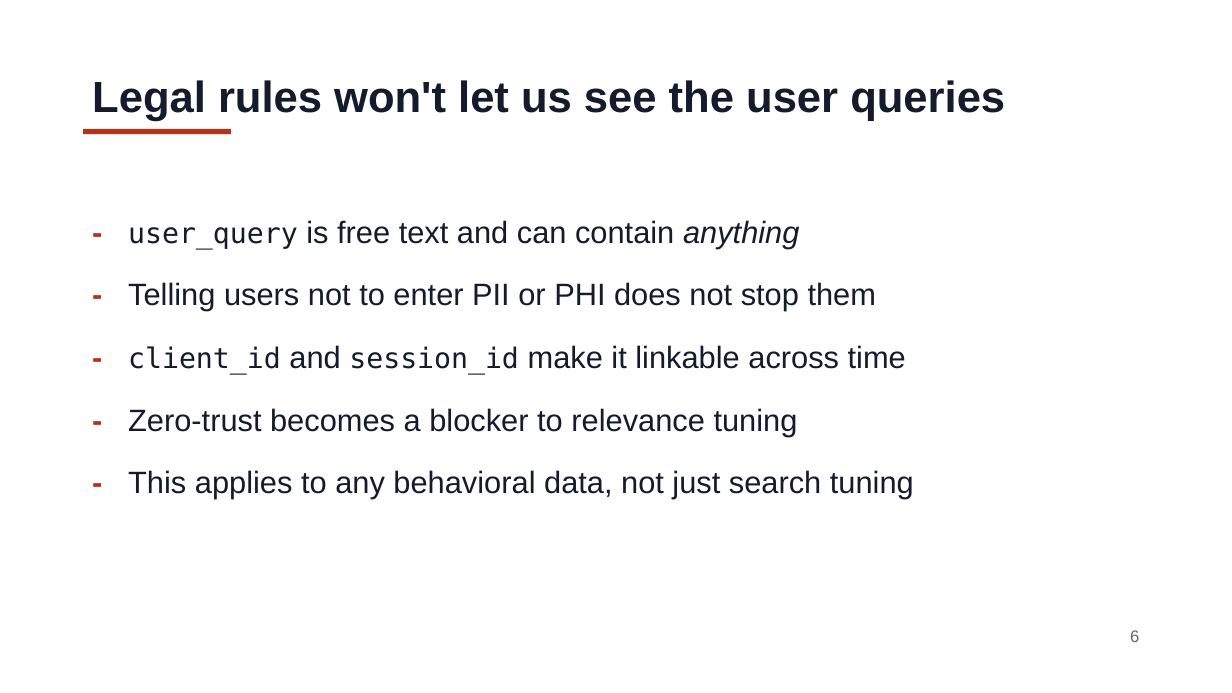
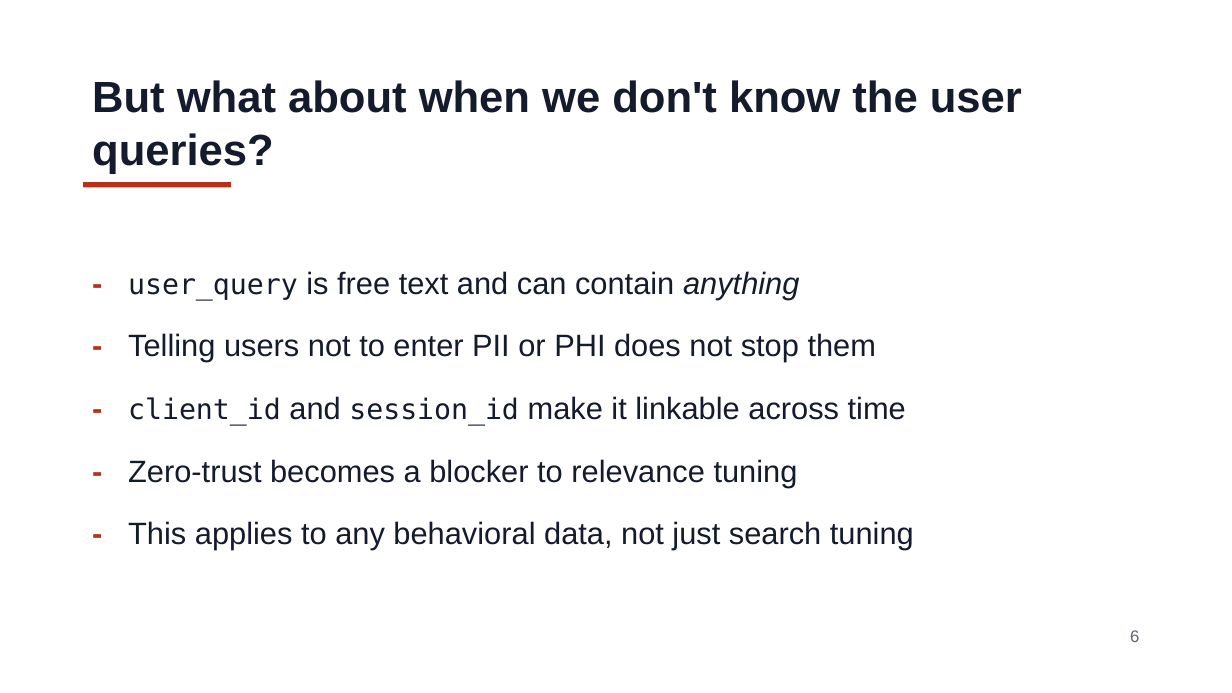
Before and after one commit to jzonthemtn/ldp-for-search, a slide deck: slide 6 of ldp_for_search_slides.pptx. Drawn at 1232x693 pixels with LibreOffice and Linux fonts; fonts in the diff are those of the drawing. Boxes give left, top, right and bottom in pixels: in the first picture for what was removed or moved away, otherwise in the second. Text is boxed around its words. In the diff, an @@ line names an element or a change of style, - is before the commit and + after.

```diff
--- a/ldp_for_search_slides.pptx
+++ b/ldp_for_search_slides.pptx
@@ text at [92,80,1022,174]: text changed @@
-Legal rules won't let us see the user queries
+But what about when we don't know the user queries?
@@ rectangle: place and size @@
-rectangle at [83,129,231,135]
+rectangle at [83,182,231,188]
@@ text "- user_query is free text ...": place and size @@
-text "- user_query is free text ..." at [128,220,914,499]
+text "- user_query is free text ..." at [128,271,914,550]
```
Also in this commit, not shown: 21 other slides changed, 1 slide added, 4 other files.
